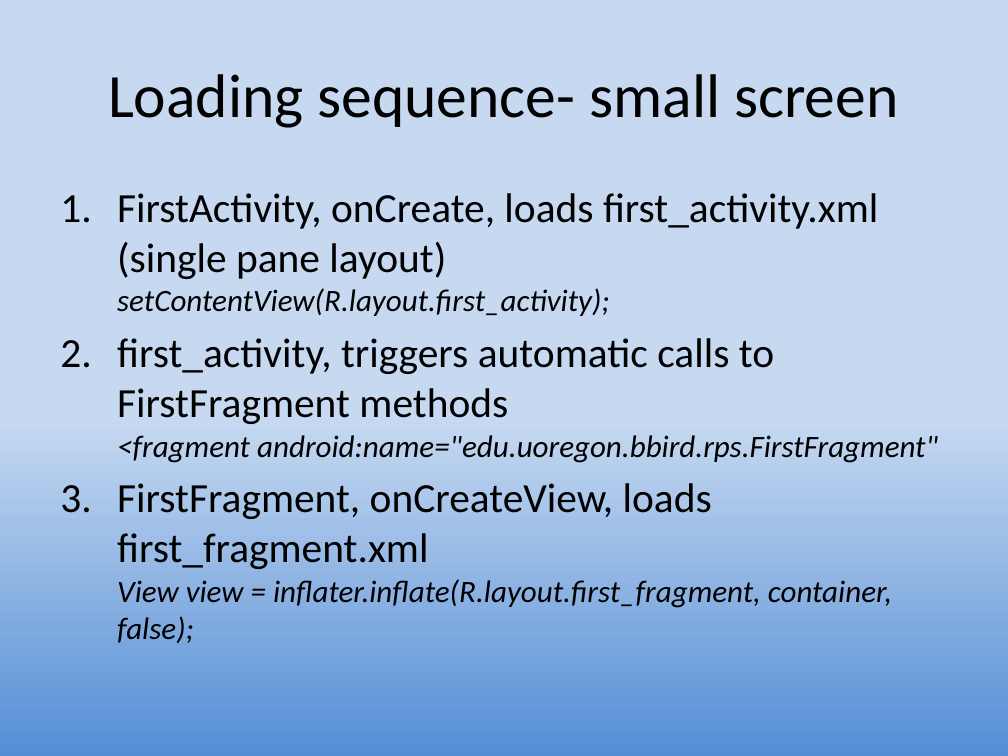
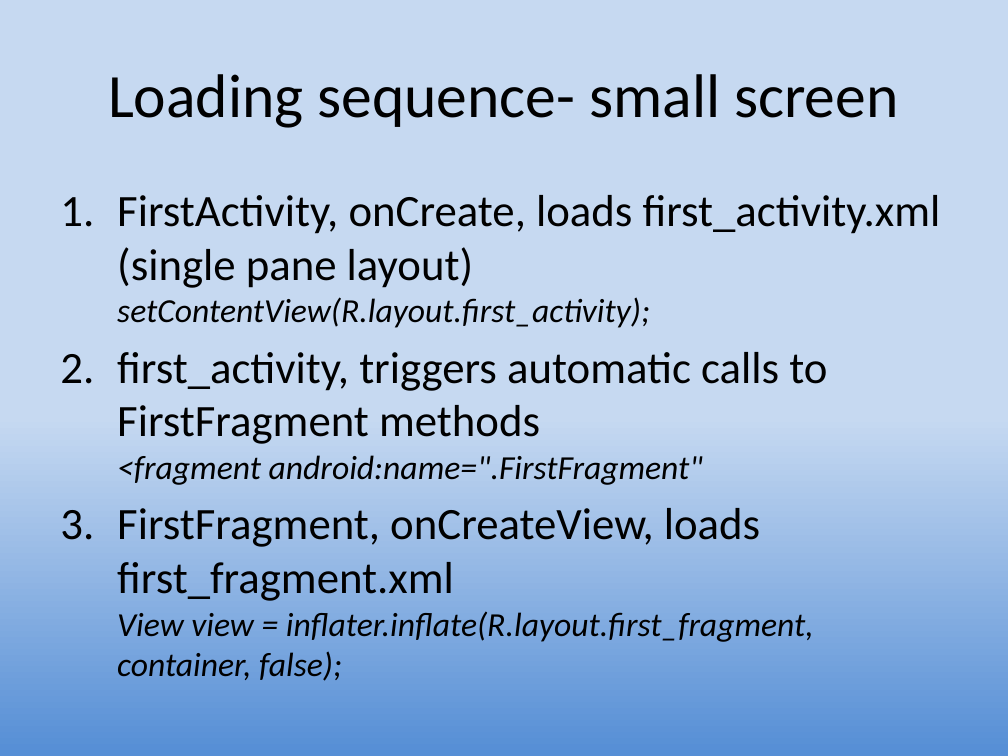
Before and after one commit to UO-CIS/CIS399Android-CourseMaterials, a slide deck: slide 24 of Notes and Slides/CIS399Wk2Day5-Fragments.pptx (slide 22 before the commit). Drawn at 1008x756 pixels with LibreOffice and Linux fonts; fonts in the diff are those of the drawing. Boxes give left, top, right and bottom in pixels: in the first picture for what was removed or moved away, otherwise in the second. Text is boxed around its words. In the diff, an @@ line names an element or a change of style, - is before the commit and + after.

```diff
--- a/Notes and Slides/CIS399Wk2Day5-Fragments.pptx
+++ b/Notes and Slides/CIS399Wk2Day5-Fragments.pptx
@@ text at box(117, 195, 941, 681): size 29.6 to 32 pt in "FirstActivity, onCreate, loads first_activity.xml (single pa ...", "FirstFragment, onCreateView, loads first_fragment.xml"; size 22.2 to 24 pt in "setContentView(R.layout.first_activity);", "View view = inflater.inflate(R.layout.first_fragment, contai ..." @@
@@ text at box(117, 352, 827, 485): text changed; size 29.6 to 32 pt @@
-2. first_activity, triggers automatic calls to FirstFragment methods
-   <fragment android:name="edu.uoregon.bbird.rps.FirstFragment"
+2. first_activity, triggers automatic calls to FirstFragment methods
+   <fragment android:name=".FirstFragment"
```
Also in this commit, not shown: 19 other slides changed, 3 slides added, 3 slides removed, 25 other files.
